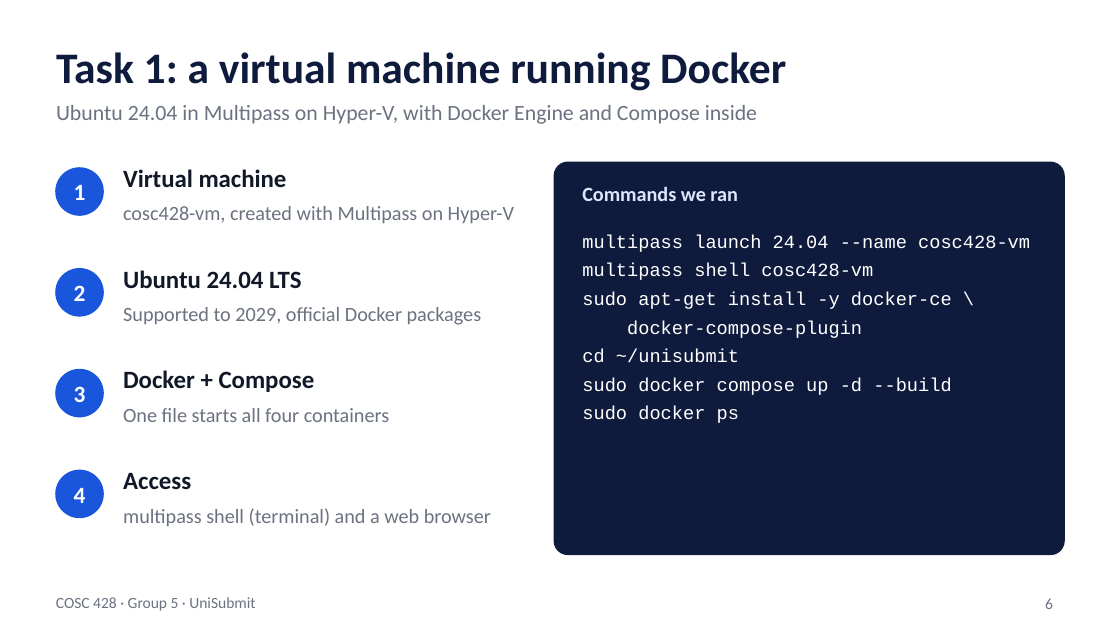
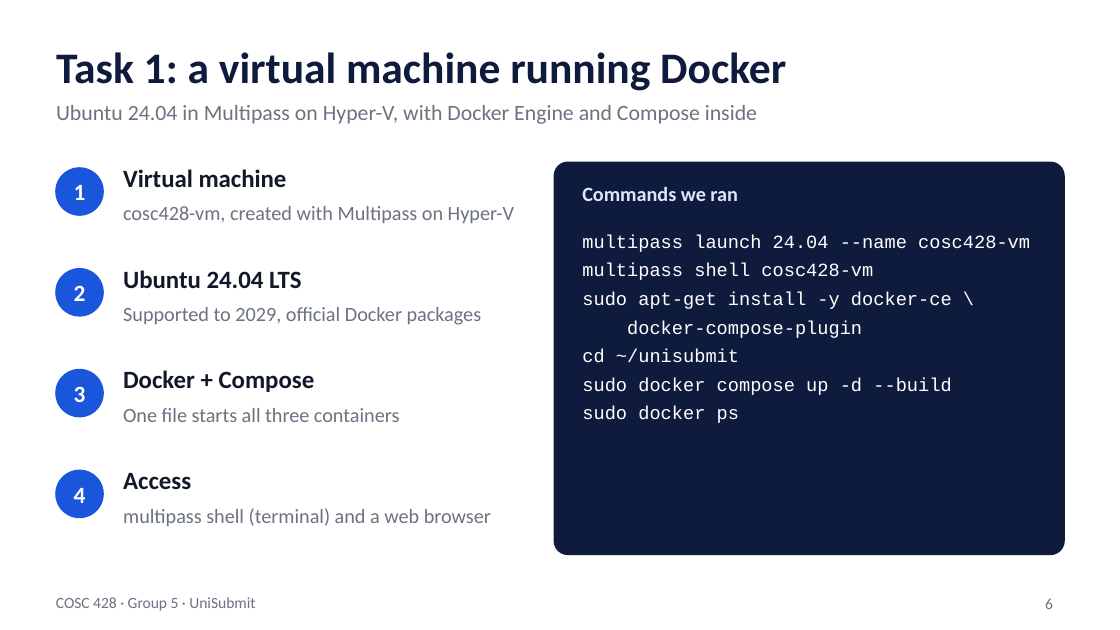
Before and after one commit to IRIR-Java/unisubmit, a slide deck: slide 6 of docs/COSC428_Group5_UniSubmit_Slides.pptx. Drawn at 1120x630 pixels with LibreOffice and Linux fonts; fonts in the diff are those of the drawing. Boxes give left, top, right and bottom in pixels: in the first picture for what was removed or moved away, otherwise in the second. Text is boxed around its words. In the diff, an @@ line names an element or a change of style, - is before the commit and + after.

```diff
--- a/docs/COSC428_Group5_UniSubmit_Slides.pptx
+++ b/docs/COSC428_Group5_UniSubmit_Slides.pptx
@@ text at (123,408,399,422): text changed @@
-One file starts all four containers
+One file starts all three containers
```
Also in this commit, not shown: 9 other slides changed, 3 slides added, 4 slides removed, 30 other files.
